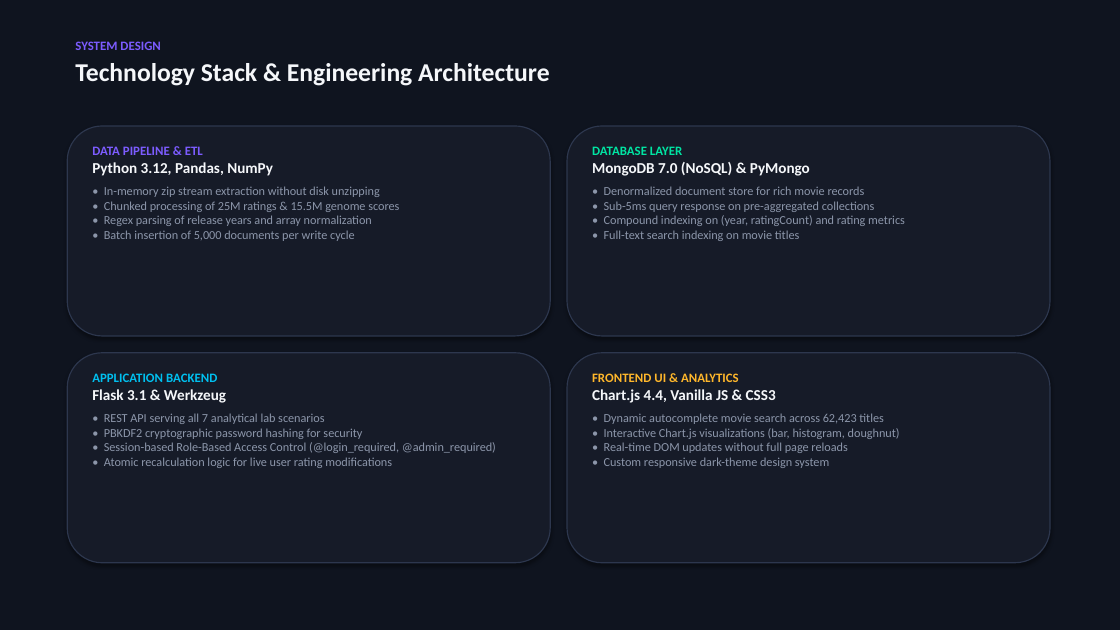
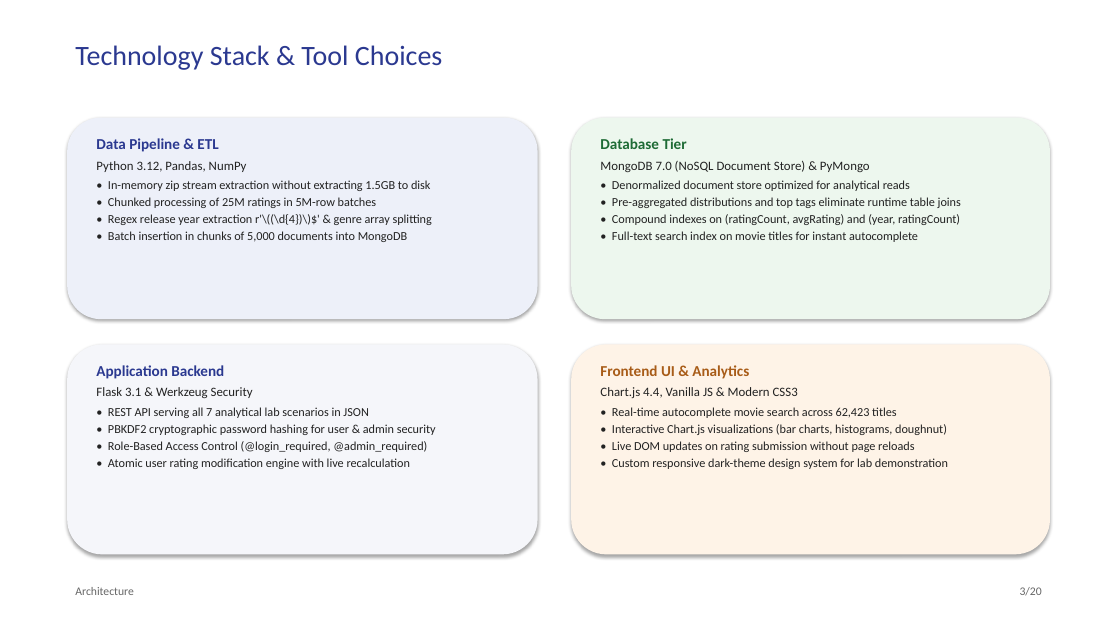
Before and after one commit to prithamnandavaram/movielens-data-engineering, a slide deck: slide 3 of presentation/MovieLens_Analytics_Presentation.pptx (slide 4 before the commit). Drawn at 1120x630 pixels with LibreOffice and Linux fonts; fonts in the diff are those of the drawing. Boxes give left, top, right and bottom in pixels: in the first picture for what was removed or moved away, otherwise in the second. Text is boxed around its words. In the diff, an @@ line names an element or a change of style, - is before the commit and + after.

Commit message:
style: restyle presentation deck to match uploaded academic Beamer aesthetic

```diff
--- a/presentation/MovieLens_Analytics_Presentation.pptx
+++ b/presentation/MovieLens_Analytics_Presentation.pptx
@@ background #0F141F to #FFFFFF @@
@@ text at (75, 45, 443, 70): text changed; size 22 to 24 pt; text colour #F5F7FA to #2B3990; bold off @@
-SYSTEM DESIGN
-Technology Stack & Engineering Architecture
+Technology Stack & Tool Choices
@@ rounded rectangle: place and size @@
-rounded rectangle at (67, 126, 550, 336)
+rounded rectangle at (67, 118, 538, 319)
@@ rounded rectangle at (67, 118, 538, 319): fill #161B28 to #EDF0F9; outline #2D374E 1 pt to none @@
@@ rounded rectangle: place and size @@
-rounded rectangle at (567, 126, 1050, 336)
+rounded rectangle at (571, 118, 1050, 319)
@@ rounded rectangle at (571, 118, 1050, 319): fill #161B28 to #EDF7EE; outline #2D374E 1 pt to none @@
@@ text "Data Pipeline & ETL": place and size @@
-text "Data Pipeline & ETL" at (92, 146, 399, 241)
+text "Data Pipeline & ETL" at (96, 138, 432, 242)
@@ text at (96, 138, 218, 152): text changed; size 11 to 13 pt; text colour #7C5CFF to #2B3990 @@
-DATA PIPELINE & ETL
+Data Pipeline & ETL
@@ text at (600, 138, 961, 242): text changed; text colour #8C96AA to #222222 @@
-DATABASE LAYER
-MongoDB 7.0 (NoSQL) & PyMongo
-• Denormalized document store for rich movie records
-• Sub-5ms query response on pre-aggregated collections
-• Compound indexing on (year, ratingCount) and rating metrics
-• Full-text search indexing on movie titles
+Database Tier
+MongoDB 7.0 (NoSQL Document Store) & PyMongo
+• Denormalized document store optimized for analytical reads
+• Pre-aggregated distributions and top tags eliminate runtime table joins
+• Compound indexes on (ratingCount, avgRating) and (year, ratingCount)
+• Full-text search index on movie titles for instant autocomplete
@@ text at (96, 161, 247, 172): size 13 to 11 pt, text colour #F5F7FA to #222222, bold off in "Python 3.12, Pandas, NumPy"; less space between paragraphs @@
@@ text at (108, 180, 432, 242): text changed; text colour #8C96AA to #222222 @@
-• In-memory zip stream extraction without disk unzipping
-• Chunked processing of 25M ratings & 15.5M genome scores
-• Regex parsing of release years and array normalization
-• Batch insertion of 5,000 documents per write cycle
+• In-memory zip stream extraction without extracting 1.5GB to disk
+• Chunked processing of 25M ratings in 5M-row batches
+• Regex release year extraction r'\((\d{4})\)$' & genre array splitting
+• Batch insertion in chunks of 5,000 documents into MongoDB
@@ rounded rectangle: place and size @@
-rounded rectangle at (67, 353, 550, 563)
+rounded rectangle at (67, 344, 538, 555)
@@ rounded rectangle at (67, 344, 538, 555): fill #161B28 to #F5F6FA; outline #2D374E 1 pt to none @@
@@ rounded rectangle: place and size @@
-rounded rectangle at (567, 353, 1050, 563)
+rounded rectangle at (571, 344, 1050, 555)
@@ rounded rectangle at (571, 344, 1050, 555): fill #161B28 to #FEF3E7; outline #2D374E 1 pt to none @@
@@ text at (96, 365, 436, 469): text changed; text colour #8C96AA to #222222 @@
-APPLICATION BACKEND
-Flask 3.1 & Werkzeug
-• REST API serving all 7 analytical lab scenarios
-• PBKDF2 cryptographic password hashing for security
-• Session-based Role-Based Access Control (@login_required, @admin_required)
-• Atomic recalculation logic for live user rating modifications
+Application Backend
+Flask 3.1 & Werkzeug Security
+• REST API serving all 7 analytical lab scenarios in JSON
+• PBKDF2 cryptographic password hashing for user & admin security
+• Role-Based Access Control (@login_required, @admin_required)
+• Atomic user rating modification engine with live recalculation
@@ text at (600, 365, 948, 469): text changed; text colour #8C96AA to #222222 @@
-FRONTEND UI & ANALYTICS
-Chart.js 4.4, Vanilla JS & CSS3
-• Dynamic autocomplete movie search across 62,423 titles
-• Interactive Chart.js visualizations (bar, histogram, doughnut)
-• Real-time DOM updates without full page reloads
-• Custom responsive dark-theme design system
+Frontend UI & Analytics
+Chart.js 4.4, Vanilla JS & Modern CSS3
+• Real-time autocomplete movie search across 62,423 titles
+• Interactive Chart.js visualizations (bar charts, histograms, doughnut)
+• Live DOM updates on rating submission without page reloads
+• Custom responsive dark-theme design system for lab demonstration
@@ text added at (75, 587, 133, 595), 10 pt, text #666666 @@
+Architecture
@@ text added at (1020, 587, 1042, 596), 10 pt, text #666666 @@
+3/20
```
Also in this commit, not shown: 8 other slides changed, 11 slides added, 11 slides removed, 2 other files.
